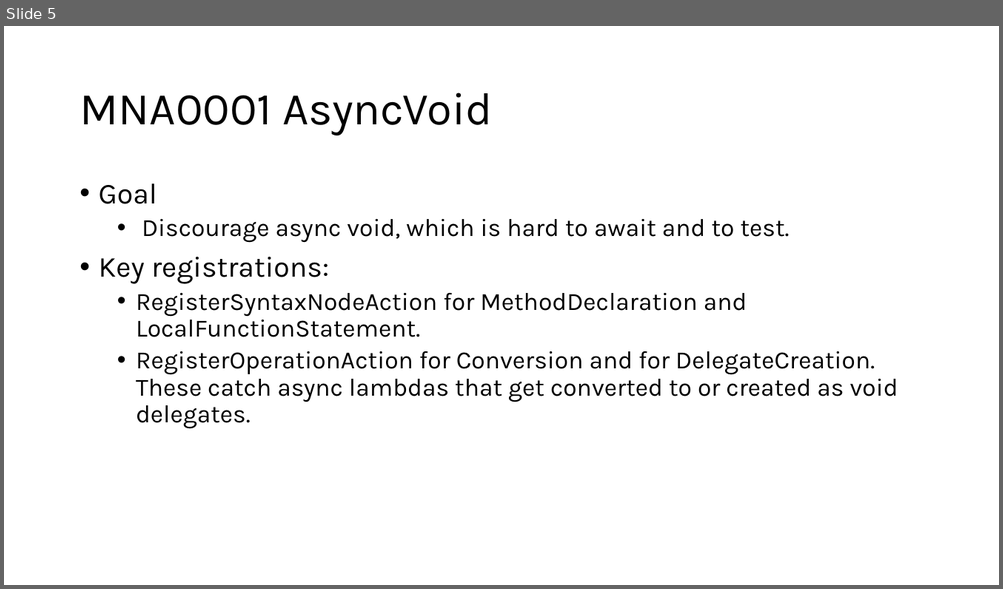
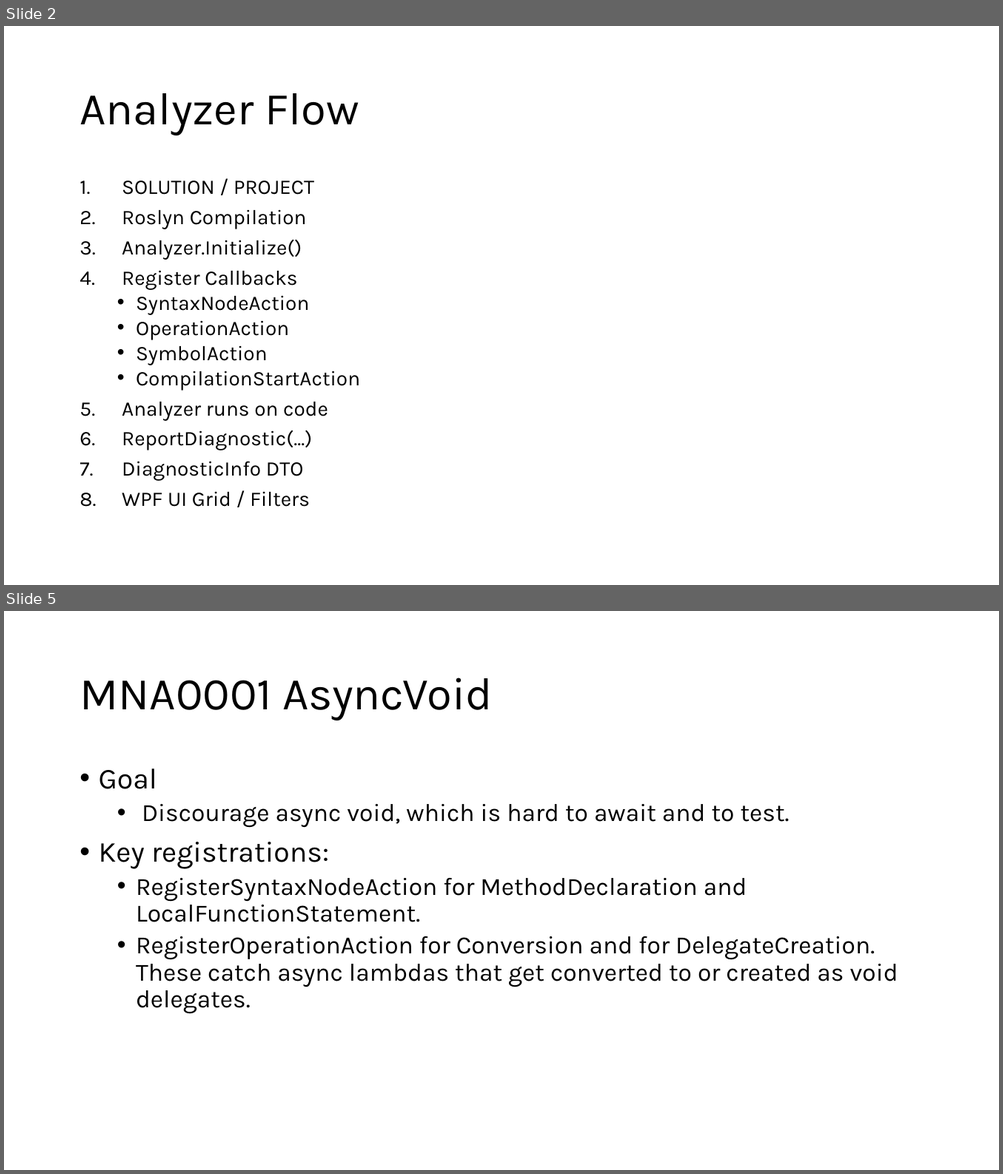
Before and after one commit to Me8mer/MiniAnalyzers, a slide deck: Docs/MiniAnalyzersPresentation.pptx. Shown one above the other, each under a label of ours: slide 5 before the commit, slides 2 and 5 after it; the slides between them are not shown. The pictures are 1003x589 and 1003x1174 pixels, drawn with LibreOffice and Linux fonts; fonts in the diff are those of the drawing. Boxes give left, top, right and bottom in pixels: in the first picture for what was removed or moved away, otherwise in the second. Text is boxed around its words. In the diff, an @@ line names an element or a change of style, - is before the commit and + after.

```diff
--- a/Docs/MiniAnalyzersPresentation.pptx
+++ b/Docs/MiniAnalyzersPresentation.pptx
@@ slide 2 added at (4,26,999,585), background #FFFFFF @@
@@ title added at (79,93,359,136), 44 pt, text #000000 @@
+Analyzer Flow
@@ text added at (122,181,360,507), 20 pt, text #000000 @@
+1. SOLUTION / PROJECT
+2. Roslyn Compilation
+3. Analyzer.Initialize()
+4. Register Callbacks
+  • SyntaxNodeAction
+  • OperationAction
+  • SymbolAction
+  • CompilationStartAction
+5. Analyzer runs on code
+6. ReportDiagnostic(...)
+7. DiagnosticInfo DTO
+8. WPF UI Grid / Filters
```
Also in this commit, not shown: 4 slides changed, 9 other slides added, 5 slides removed, 3 other files.
